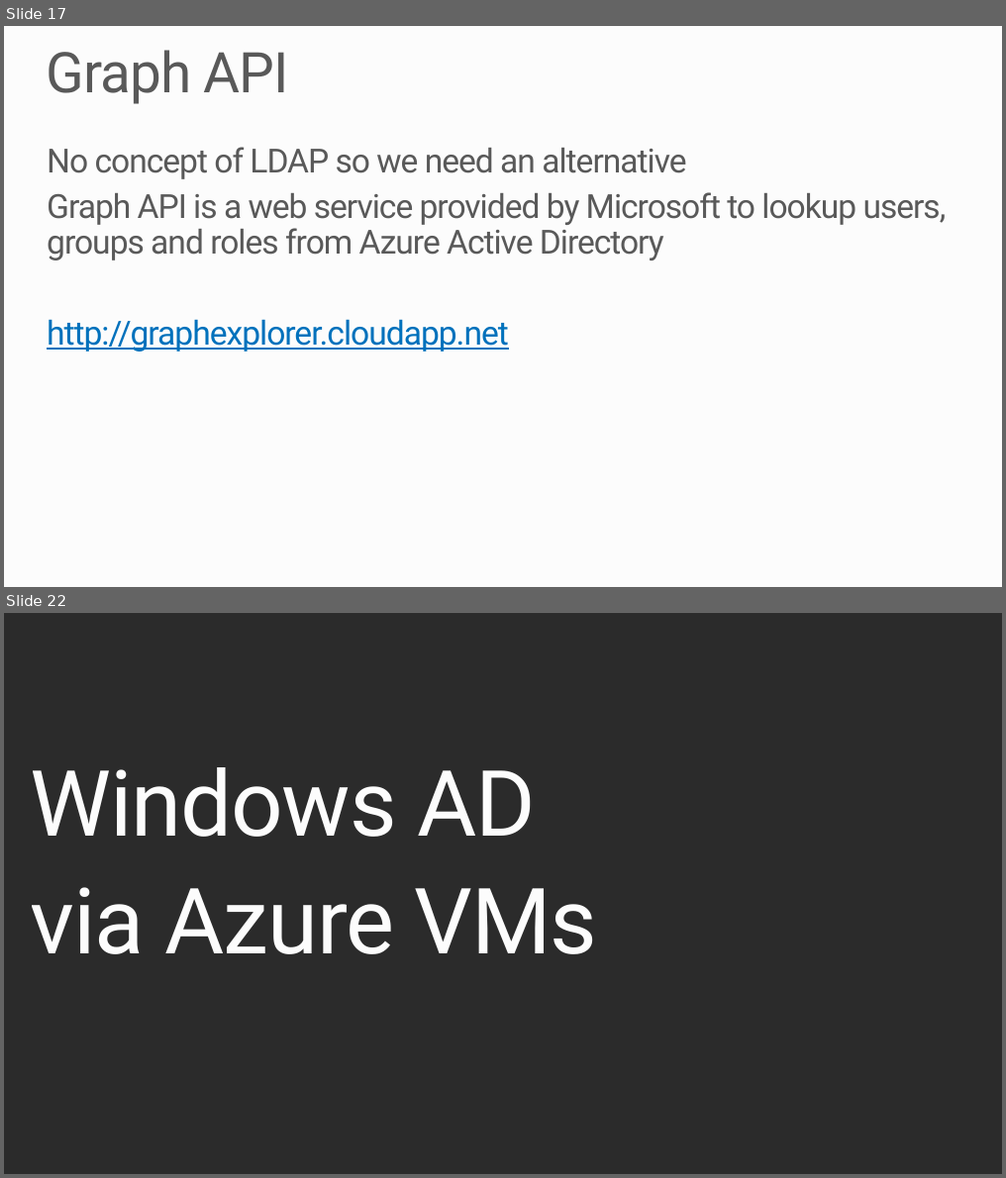
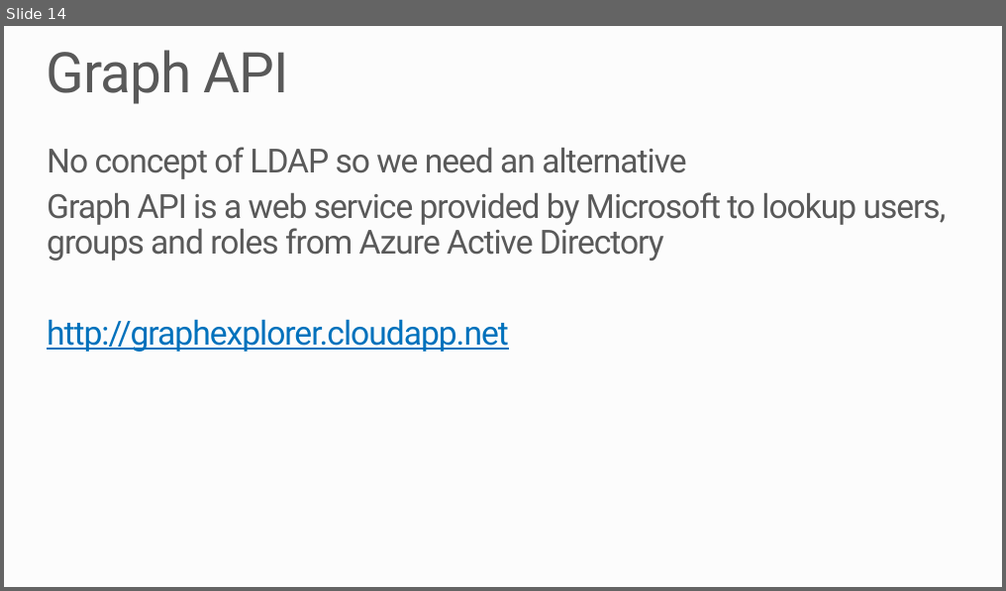
Before and after one commit to MRCollective/WindowsAzureBootcampPerth2014, a slide deck: 7_Authentication/Authentication.pptx. Shown one above the other, each under a label of ours: slides 17 and 22 before the commit, slide 14 after it; the slides between them are not shown. The pictures are 1006x1178 and 1006x591 pixels, drawn with LibreOffice and Linux fonts; fonts in the diff are those of the drawing; background and template pictures are left out; a plain dark background stands for a picture behind light text. Boxes give left, top, right and bottom in pixels: in the first picture for what was removed or moved away, otherwise in the second. Text is boxed around its words. In the diff, an @@ line names an element or a change of style, - is before the commit and + after.

```diff
--- a/7_Authentication/Authentication.pptx
+++ b/7_Authentication/Authentication.pptx
@@ slide 22 removed at [4, 613, 1002, 1174], background picture (left out) @@
@@ text removed at [31, 767, 598, 955] @@
-Windows AD
-via Azure VMs
@@ what was slide 17 is now slide 14 @@
```
Also in this commit, not shown: 8 slides changed, 7 slides added, 16 other slides removed, 5 other files.
